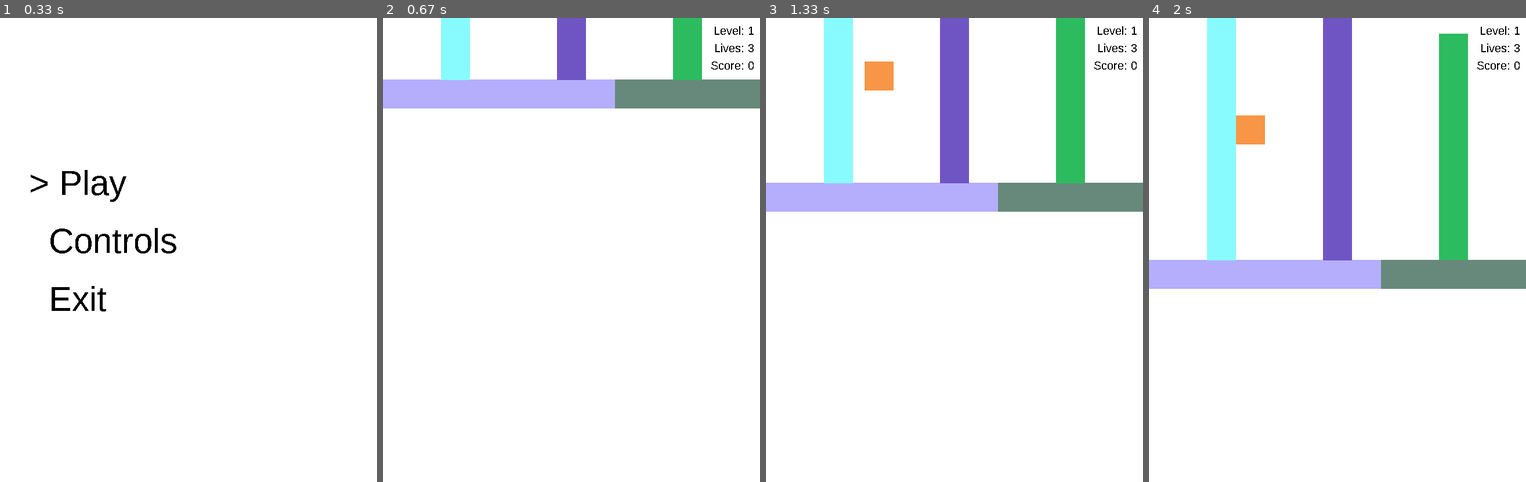
Above: before the commit, frames 1-4 (left to right).
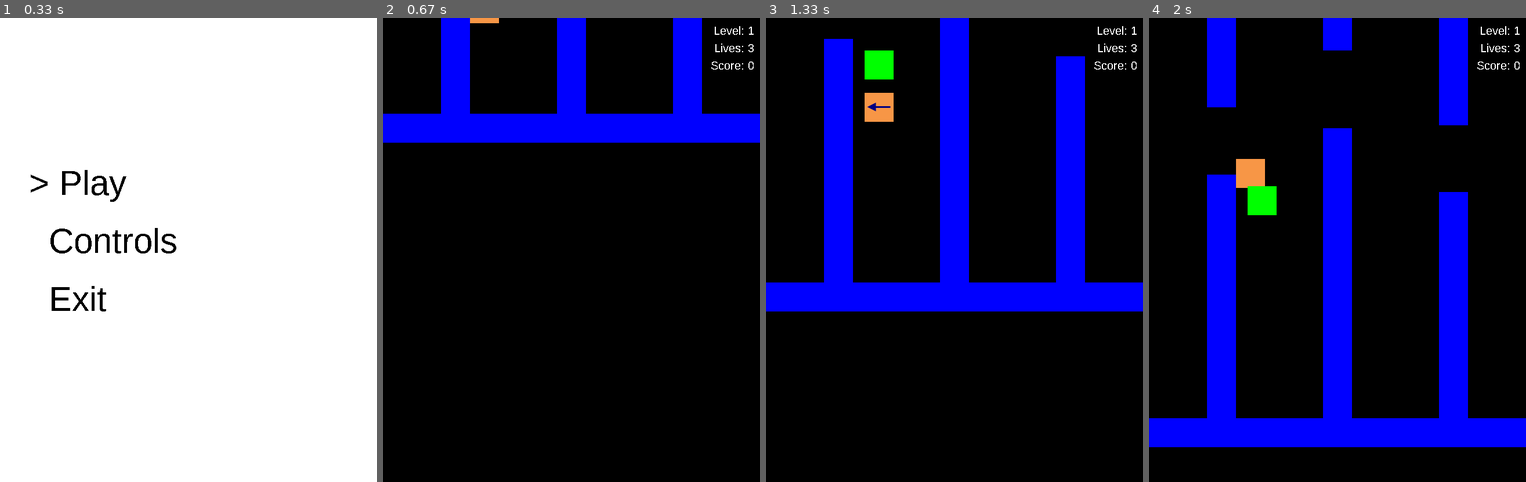
Above: after the commit, the same moments.

Repository: spookydoodle/bounce_pygame
Game: pygame game, started from main.py
The game is run twice, just before and just after one commit, with the same random seed, the same clock (stepped at 60 frames per second) and the same inputs.
Inputs:
- Up to frame 1 (0.33 s): no input
- Up to frame 2 (0.67 s): tap Enter at 0.33 s
- Up to frame 3 (1.33 s): hold Right 0.67-1.13 s; hold Left from 1.17 s (still down)
- Up to frame 4 (2 s): release Left at 1.7 s

Frame 1 is identical in both runs. In frame 2, 100% of the frame differs, in the area x 0-100%, y 0-100%; in frame 3, 100%; in frame 4, 100%.

Commit message:
added collectables

Diff:
--- a/bounce/camera.py
+++ b/bounce/camera.py
@@ -40,14 +40,14 @@
             """
             see `adjust_x`
             """
-            margin_top = 0.7
-            margin_bottom = 0.2
+            margin_top = 0.3
+            margin_bottom = 0.3
 
             cam_thresh_top = margin_top * screen_rect.height
             cam_thresh_bottom = margin_bottom * screen_rect.height
 
             player_position = player_rect.y + player_rect.height / 2
-            camera_focus = self.y + 3 * screen_rect.height / 5
+            camera_focus = self.y + screen_rect.height
 
             relative_player_position = player_position - camera_focus
 
--- a/bounce/game.py
+++ b/bounce/game.py
@@ -1,14 +1,20 @@
 from .state import *
 from .player import *
 from .gameboard import *
-from .obstacles import *
-from .obstacles_list import *
+from .game_object import *
+from .game_objects_init_list import *
 from .score import *
 from .camera import *
 from .destination import Destination
 from . import image, image_paths
 import random
 
+WHITE = (255, 255, 255)
+BLACK = (0, 0, 0)
+RED = (255, 0, 0)
+GREEN = (0, 255, 0)
+BLUE = (0, 0, 255)
+
 class Game(State):
 
     def __init__(self):
@@ -41,7 +47,8 @@
 
         if self.new_level:
             self.level += 1
-            self.gameboard.obstacles = self.create_init_obstacles()
+            self.gameboard.walls = self.create_init_walls()
+            self.gameboard.collectables = self.create_init_collectables()
             self.player.rect.x = 200
             self.player.rect.bottom = -100
             self.new_level = False
@@ -49,8 +56,9 @@
         if not self.is_game_over():
             if not self.won_level:
 
-                # append new obstacles and delete invisible ones depending on player.y position
-                self.edit_obstacles_list(screen)
+                # append new walls and delete invisible ones depending on player.y position
+                self.edit_walls_list(screen)
+                self.edit_collectables_list(screen)
 
                 # changes x and y parameters of camera depending on the location of the player on the screen
                 self.camera.adjust(screen, self.player)
@@ -66,22 +74,22 @@
         else:
             self.game_over_continue(event)
 
-    # return all obstacle objects listed in OBSTACLES in obstacles_list.py
-    def create_init_obstacles(self):
+    # return all wall objects listed in WALLS in walls_list.py
+    def create_init_walls(self):
         return [
-            Obstacle(
-                image = image.Image.create( (obstacle['size']['width'], obstacle['size']['height']) ),
-                x = obstacle['position']['x'],
-                y = obstacle['position']['y'])
-            for obstacle in list(OBSTACLES.values()) if obstacle['type'] == 1]
-
-
-    def edit_obstacles_list(self, screen):
-        self.check_append_obstacle(screen)
-        self.check_remove_obstacle(screen)
-
-
-    def append_obstacle(self):
+            GameObject(
+                image = image.Image.create( (wall['size']['width'], wall['size']['height']), color = BLUE ),
+                x = wall['position']['x'],
+                y = wall['position']['y'])
+            for wall in list(GAME_OBJECTS.values()) if wall['type'] == 1]
+
+
+    def edit_walls_list(self, screen):
+        self.check_append_wall(screen)
+        self.check_remove_wall(screen)
+
+
+    def append_wall(self):
 
         width = 50
         x_positions = [100, 300, 500]
@@ -91,25 +99,62 @@
             height = random.randint(100, 400)
             distance = random.randint(75, 150)
 
-            self.gameboard.obstacles.append( Obstacle(
-                image = image.Image.create( (width, height) ),
+            self.gameboard.walls.append( GameObject(
+                image = image.Image.create( (width, height), color = BLUE ),
                 x = x_pos,
-                y = self.gameboard.obstacles[-len(x_positions)].rect.y - distance - height)
+                y = self.gameboard.walls[-len(x_positions)].rect.y - distance - height)
                 )
 
-    def remove_obstacle(self, n = 0):
-        del self.gameboard.obstacles[n]
-
-
-    def check_append_obstacle(self, screen):
-        if abs(self.gameboard.obstacles[-1].rect.y - self.player.rect.y) < pygame.display.get_surface().get_rect().height:
-            self.append_obstacle()
-
-
-    def check_remove_obstacle(self, screen):
-        if abs(self.gameboard.obstacles[0].rect.y - self.player.rect.y) > pygame.display.get_surface().get_rect().height:
-            self.remove_obstacle()
-
+    def remove_wall(self, n = 0):
+        del self.gameboard.walls[n]
+
+
+    def check_append_wall(self, screen):
+        if abs(self.gameboard.walls[-1].rect.y - self.player.rect.y) < pygame.display.get_surface().get_rect().height:
+            self.append_wall()
+
+
+    def check_remove_wall(self, screen):
+        if abs(self.gameboard.walls[0].rect.y - self.player.rect.y) > pygame.display.get_surface().get_rect().height:
+            self.remove_wall()
+
+
+    def create_init_collectables(self):
+        return [
+            GameObject(
+                image = image.Image.create( (collectable['size']['width'], collectable['size']['height']), color = GREEN ),
+                x = collectable['position']['x'],
+                y = collectable['position']['y'])
+            for collectable in list(GAME_OBJECTS.values()) if collectable['type'] == 2]
+
+
+    def edit_collectables_list(self, screen):
+        self.check_append_collectable(screen)
+        self.check_remove_collectable(screen)
+
+    def append_collectable(self):
+
+        width = 50
+        x_positions = [random.randint(150, 250), random.randint(350, 450)]
+
+        self.gameboard.collectables.append( GameObject(
+            image = image.Image.create( (50, 50), color = GREEN ),
+            x = x_positions[random.randint(0, 1)],
+            y = self.gameboard.collectables[-1].rect.y - random.randint(0,500))
+            )
+
+    def remove_collectable(self, n = 0):
+        del self.gameboard.collectables[n]
+
+
+    def check_append_collectable(self, screen):
+        if abs(self.gameboard.collectables[-1].rect.y - self.player.rect.y) < pygame.display.get_surface().get_rect().height:
+            self.append_collectable()
+
+
+    def check_remove_collectable(self, screen):
+        if abs(self.gameboard.collectables[0].rect.y - self.player.rect.y) > pygame.display.get_surface().get_rect().height:
+            self.remove_collectable()
 
     def is_game_over(self):
         return self.player.is_crashed()
@@ -130,49 +175,56 @@
 
 
     def display_frame(self, screen, background_image):
-        WHITE = (255, 255, 255)
-        WHITE = (255, 255, 255)
-        BLACK = (0, 0, 0)
 
         font = pygame.font.SysFont('Arial', 40)
 
         # clean game area
-        screen.fill(WHITE, (0, 0, screen.get_size()[0], screen.get_size()[1]))
+        screen.fill(BLACK, (0, 0, screen.get_size()[0], screen.get_size()[1]))
 
         if not self.is_game_over():
 
             # main game
             if not self.won_level:
-                self.draw_main_game(screen, BLACK)
+                self.draw_main_game(screen)
+                self.draw_game_results(screen, self.score, WHITE)
 
             # you won level screen
             else:
-                # self.level - 1 because drawing takes place in main after score was increased
-                won_level_text = ["Level " + str(self.level) + " beated!", "Press Y key to continue"]
-                for i, text in enumerate(won_level_text):
-                    draw_text(screen, text, font, BLACK, "L", 500, 300 + i * 50)
+                self.draw_won_level_screen(screen, font, WHITE)
 
         # Game over screen
         else:
-            game_over_text = ["You lost!", "Total score: {}".format(self.score.total_score),  "Do you want to continue? Y/N"]
-            for i, text in enumerate(game_over_text):
-                draw_text(screen, text, font, BLACK, "L", 100, 300 + i * 50)
-
-            self.draw_main_game(screen, BLACK)
+            self.draw_main_game(screen)
+            self.draw_game_over_screen(screen, font, WHITE)
+
 
         pygame.display.update()
 
 
-    def draw_main_game(self, screen, color):
-
-        # draw sprites (player and obstacles)
+    def draw_main_game(self, screen):
+
+        # draw sprites (player and walls)
         draw_rect(screen, self.camera, self.player.rect, self.player.image)
 
-        for sprite in self.gameboard.obstacles:
+        for sprite in self.gameboard.walls:
             draw_rect(screen, self.camera, sprite.rect, sprite.image)
 
-        # Draw scores in right top corner
-        self.draw_game_results(screen, self.score, color)
+        for sprite in self.gameboard.collectables:
+            draw_rect(screen, self.camera, sprite.rect, sprite.image)
+
+
+    def draw_won_level_screen(self, screen, font, color):
+        won_level_text = ["Level " + str(self.level) + " beated!", "Press Y key to continue"]
+
+        for i, text in enumerate(won_level_text):
+            draw_text(screen, text, font, color, "L", 500, 300 + i * 50)
+
+
+    def draw_game_over_screen(self, screen, font, color):
+        game_over_text = ["You lost!", "Total score: {}".format(self.score.total_score),  "Do you want to continue? Y/N"]
+
+        for i, text in enumerate(game_over_text):
+            draw_text(screen, text, font, color, "L", 100, 300 + i * 50)
 
 
     def draw_ground(self, screen, color):
--- a/bounce/obstacles.py
+++ b/bounce/game_object.py
@@ -2,7 +2,7 @@
 from pygame.locals import *
 
 
-class Obstacle(pygame.sprite.Sprite):
+class GameObject(pygame.sprite.Sprite):
 
     def __init__(self, image, x = 0, y = 0):
         super().__init__()
--- /dev/null
+++ b/bounce/game_objects_init_list.py
@@ -0,0 +1,51 @@
+GAME_OBJECT_TYPES = {
+    1 : "walls",
+    2 : "collectables",
+    3 : "obstacles"
+    }
+
+GAME_OBJECTS = {
+
+    # floor, type 1
+    'F_01' : {
+        'type' : 1,
+        'position': {'x': 0, 'y': 0},
+        'size': {'width': 800, 'height': 50}
+        },
+
+    # walls, type 1
+    'W_01' : {
+        'type' : 1,
+        'position': {'x': 100, 'y': -420},
+        'size': {'width': 50, 'height': 420}
+        },
+
+    'W_02' : {
+        'type' : 1,
+        'position': {'x': 300, 'y': -500},
+        'size': {'width': 50, 'height': 500}
+        },
+
+    'W_03' : {
+        'type' : 1,
+        'position': {'x': 500, 'y': -390},
+        'size': {'width': 50, 'height': 390}
+        },
+
+    # collectables, type 2
+    'C_01' : {
+        'type' : 2,
+        'position': {'x': 170, 'y': -400},
+        'size': {'width': 50, 'height': 50}
+        },
+
+    'C_02' : {
+        'type' : 2,
+        'position': {'x': 430, 'y': -1000},
+        'size': {'width': 50, 'height': 50}
+        },
+
+    # obstacles, type 3
+
+
+    }
--- a/bounce/gameboard.py
+++ b/bounce/gameboard.py
@@ -4,65 +4,65 @@
     MIN_POSITION = -2 ** 31
     MAX_POSITION = 2 ** 31
 
-    def __init__(self, obstacles, collectables):
-        self.obstacles = obstacles
+    def __init__(self, walls, collectables):
+        self.walls = walls
         self.collectables = collectables
 
-    def obstacles_under(self, player):
+    def walls_under(self, player):
         """
-        All the obstacles currently positioned under the player
+        All the walls currently positioned under the player
         """
         ans = [
-            obstacle
-            for obstacle in self.obstacles
-            if obstacle.is_under(player.rect)]
+            wall
+            for wall in self.walls
+            if wall.is_under(player.rect)]
         return ans
 
 
-    def obstacles_right(self, player):
+    def walls_right(self, player):
         """
-        All the obstacles the player collides with to his right hand side
+        All the walls the player collides with to his right hand side
         """
         ans = [
-            obstacle
-            for obstacle in self.obstacles
-            if obstacle.is_to_the_right(player.rect)]  # the player's right border is the obstacle's left -> check obstacle's left collision
+            wall
+            for wall in self.walls
+            if wall.is_to_the_right(player.rect)]  # the player's right border is the wall's left -> check wall's left collision
         return ans
 
 
-    def obstacles_left(self, player):
+    def walls_left(self, player):
         """
-        All the obstacles the player collides with to his left hand side
+        All the walls the player collides with to his left hand side
         """
         ans = [
-            obstacle
-            for obstacle in self.obstacles
-            if obstacle.is_to_the_left(player.rect)]  # see `obstacles_right`
+            wall
+            for wall in self.walls
+            if wall.is_to_the_left(player.rect)]  # see `walls_right`
         return ans
 
     def limit_under(self, player):
         limits = [
-            obstacle.rect.top
-            for obstacle in self.obstacles_under(player)]
+            wall.rect.top
+            for wall in self.walls_under(player)]
 
         return min(limits + [self.MAX_POSITION])
 
     def limit_right(self, player):
         limits = [
-            obstacle.rect.left
-            for obstacle in self.obstacles_right(player)]
+            wall.rect.left
+            for wall in self.walls_right(player)]
 
         return min(limits + [self.MAX_POSITION])
 
     def limit_left(self, player):
         limits = [
-            obstacle.rect.right
-            for obstacle in self.obstacles_left(player)]
+            wall.rect.right
+            for wall in self.walls_left(player)]
 
         return max(limits + [self.MIN_POSITION])
 
 
-    # returns true if player is colliding with the nearest obstacle on their right hand side
+    # returns true if player is colliding with the nearest wall on their right hand side
     def is_colliding_right(self, player):
         return player.rect.right == self.limit_right(player)
 
--- a/bounce/image_paths.py
+++ b/bounce/image_paths.py
@@ -2,6 +2,6 @@
 
 BACKGROUND = prefix + "background_image.png"
 PLAYER_MAIN = prefix + "player.png"
-PLAYER_MANUAL = prefix + "/player_manual.png"
-PLAYER_NOSE_MANUAL = prefix + "/player_nose_manual.png"
-PLAYER_CRASH = prefix + "/player_crash.png"
+PLAYER_MOVE_RIGHT = prefix + "player_move_right.png"
+PLAYER_MOVE_LEFT = prefix + "player_move_left.png"
+PLAYER_CRASH = prefix + "player_crash.png"
--- a/bounce/menu.py
+++ b/bounce/menu.py
@@ -55,7 +55,7 @@
 
         ## clean game area
         #screen.blit(background_image.raw_image, (0, 0))
-        screen.fill((255, 255, 255))
+        screen.fill(WHITE)
 
         for i in range(len(self.OPTIONS)):
             if i == self.selected_index: text = "{} {}".format(selected_marker, self.OPTIONS[i])
--- a/bounce/obstacles_list.py
+++ /dev/null
@@ -1,39 +0,0 @@
-"""
-    Types description:
-    1 - platform / rectangular shape
-    2 - line
-"""
-
-OBSTACLES = {
-
-    # floor
-    'P_01' : {
-        'type' : 1,
-        'position': {'x': 0, 'y': 0},
-        'size': {'width': 400, 'height': 50}
-        },
-
-    'P_02' : {
-        'type' : 1,
-        'position': {'x': 400, 'y': 0},
-        'size': {'width': 400, 'height': 50}
-        },
-
-    'W_01' : {
-        'type' : 1,
-        'position': {'x': 100, 'y': -420},
-        'size': {'width': 50, 'height': 420}
-        },
-
-    'W_02' : {
-        'type' : 1,
-        'position': {'x': 300, 'y': -500},
-        'size': {'width': 50, 'height': 500}
-        },
-
-    'W_03' : {
-        'type' : 1,
-        'position': {'x': 500, 'y': -390},
-        'size': {'width': 50, 'height': 390}
-        }
-    }
--- a/bounce/player.py
+++ b/bounce/player.py
@@ -31,7 +31,7 @@
         # acceleration, velocity, mass - used for acceleration and deceleration.
         # separate velocities for movement on x axis (right/left) and y axis (jump)
         self.v_x = 0
-        self.v_y = 0
+        self.v_y = - self.speed_unit/3
         self.m = 4
 
         # initial direction - to the left
@@ -141,7 +141,7 @@
         #if floor_hit:
         #    self.stop_movement_y(floor)
 
-        self.rect.y -= 1
+        self.rect.y += self.v_y
 
 
     def jump(self):
@@ -157,14 +157,15 @@
 
     def handle_images(self):
 
-        if self.is_mid_air():
-            if self.is_moving_left():
-                img = image_paths.PLAYER_NOSE_MANUAL
-            else:
-                img = image_paths.PLAYER_MANUAL
+        #if self.is_mid_x():
+        if self.is_crashed():
+            img = image_paths.PLAYER_CRASH
 
-        elif self.is_crashed():
-            img = image_paths.PLAYER_CRASH
+        elif self.is_moving_right():
+            img = image_paths.PLAYER_MOVE_RIGHT
+
+        elif self.is_moving_left():
+            img = image_paths.PLAYER_MOVE_LEFT
 
         else:
             img = image_paths.PLAYER_MAIN
Binary file added: bounce/graphics/player_move_left.png
Binary file added: bounce/graphics/player_move_right.png
